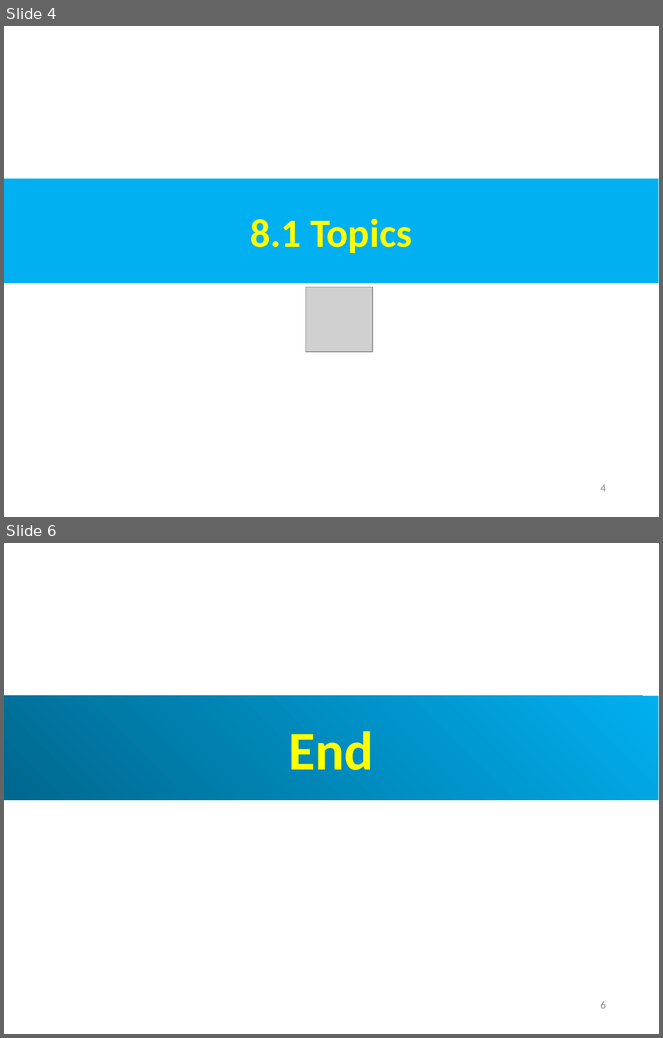
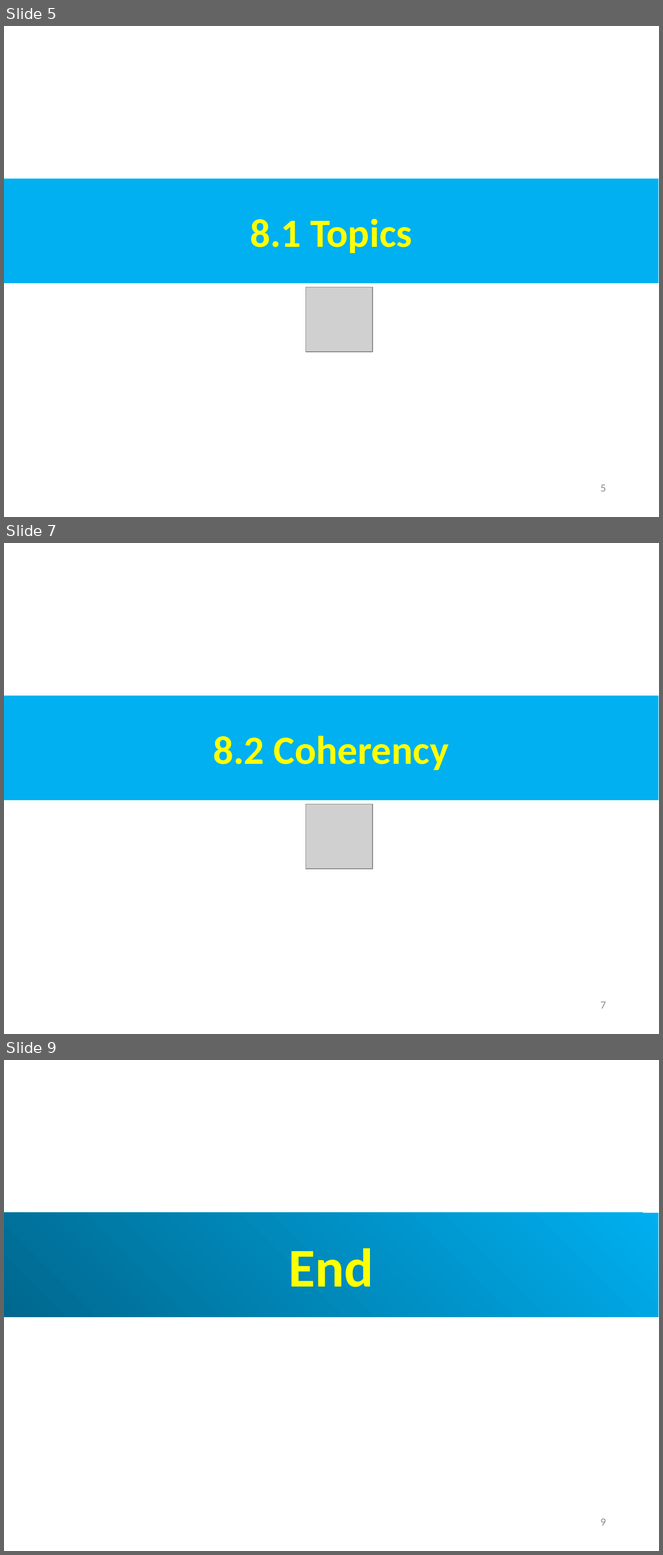
Before and after one commit to peterhchen/AIU_CS850_Gem5_McPAT, a slide deck: 050_Gem5/008.CacheMod/000_Video/008.CacheMod.ppt. Shown one above the other, each under a label of ours: slides 4 and 6 before the commit, slides 5, 7 and 9 after it; the slides between them are not shown. The pictures are 663x1038 and 663x1555 pixels, drawn with LibreOffice and Linux fonts; fonts in the diff are those of the drawing; grey boxes stand for pictures. Boxes give left, top, right and bottom in pixels: in the first picture for what was removed or moved away, otherwise in the second. Text is boxed around its words. In the diff, an @@ line names an element or a change of style, - is before the commit and + after.

```diff
--- a/050_Gem5/008.CacheMod/000_Video/008.CacheMod.ppt
+++ b/050_Gem5/008.CacheMod/000_Video/008.CacheMod.ppt
@@ slide 7 added at [4,543,659,1034], background #FFFFFF @@
@@ rectangle added at [4,696,659,800], fill #00B0F0, 44 pt, text #FFFF00, bold @@
+8.2 Coherency
@@ picture added at [306,805,373,869] @@
@@ page number added at [600,1002,606,1009], 12 pt, text #8B8B8B @@
+7
@@ what was slide 4 is now slide 5 @@
@@ page number at [600,485,606,492]: text changed @@
-4
+5
@@ what was slide 6 is now slide 9 @@
@@ page number at [600,1519,606,1526]: text changed @@
-6
+9
```
Also in this commit, not shown: 3 slides changed, 2 other slides added.
